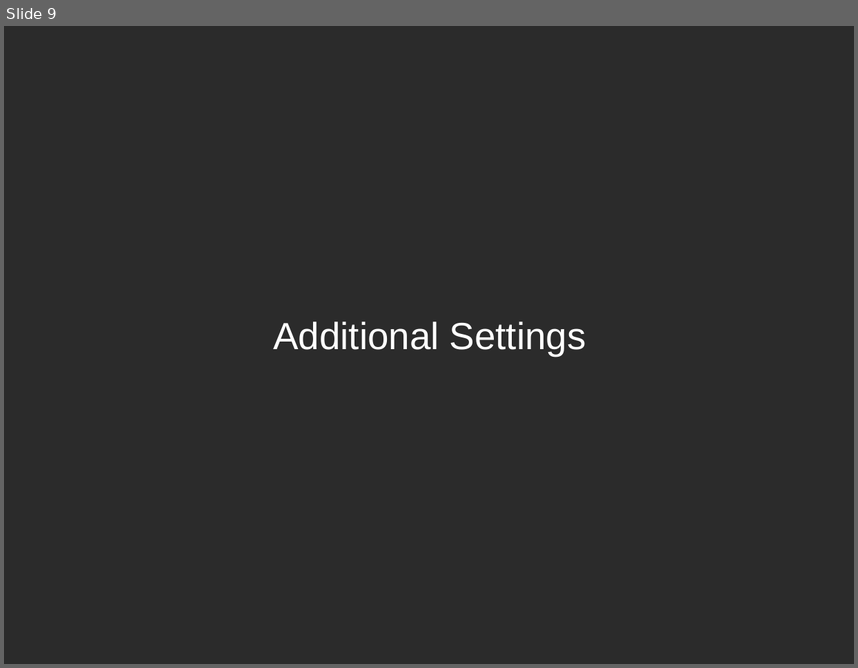
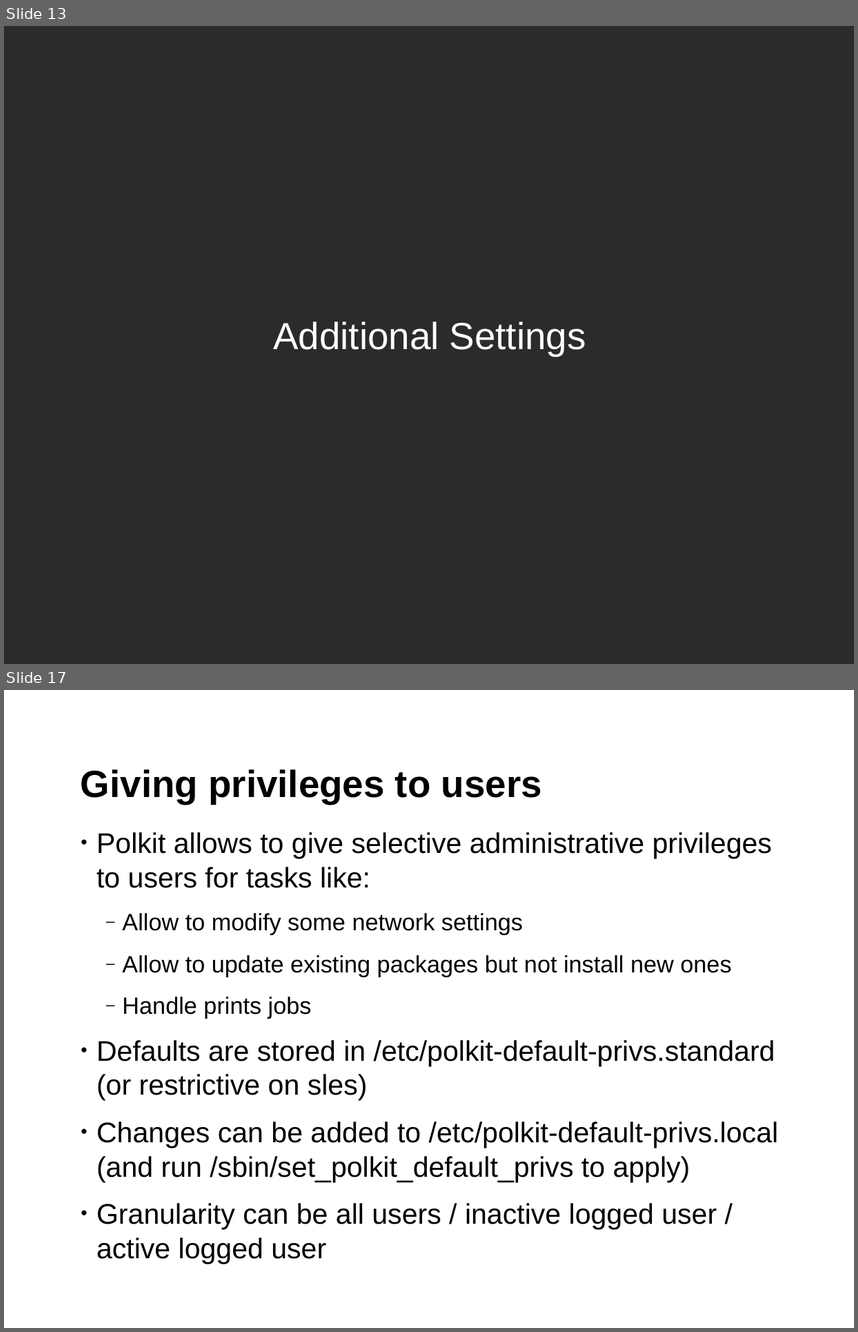
Before and after one commit to sreeves/presentation, a slide deck: SUSECON_2015_RemoteDesktop.odp. Shown one above the other, each under a label of ours: slide 9 before the commit, slides 13 and 17 after it; the slides between them are not shown. The pictures are 858x668 and 858x1332 pixels, drawn with LibreOffice and Linux fonts; fonts in the diff are those of the drawing; background and template pictures are left out; a plain dark background stands for a picture behind light text. Boxes give left, top, right and bottom in pixels: in the first picture for what was removed or moved away, otherwise in the second. Text is boxed around its words. In the diff, an @@ line names an element or a change of style, - is before the commit and + after.

```diff
--- a/SUSECON_2015_RemoteDesktop.odp
+++ b/SUSECON_2015_RemoteDesktop.odp
@@ slide 17 added at box(4, 690, 854, 1328), background #FFFFFF @@
@@ title added at box(81, 769, 542, 804), 32 pt, text #000000, bold @@
+Giving privileges to users
@@ text added at box(96, 832, 779, 1263), 24 pt, text #000000 @@
+• Polkit allows to give selective administrative privileges to users for tasks like:
+  ‒ Allow to modify some network settings
+  ‒ Allow to update existing packages but not install new ones
+  ‒ Handle prints jobs
+• Defaults are stored in /etc/polkit-default-privs.standard (or restrictive on sles)
+• Changes can be added to /etc/polkit-default-privs.local (and run /sbin/set_polkit_default_privs to apply)
+• Granularity can be all users / inactive logged user / active logged user
@@ page number added at box(16, 1296, 92, 1328), 11 pt, text #FFFFFF @@
+17
@@ what was slide 9 is now slide 13 @@
```
Also in this commit, not shown: 4 slides changed, 10 other slides added, 3 slides removed, 1 other file.
